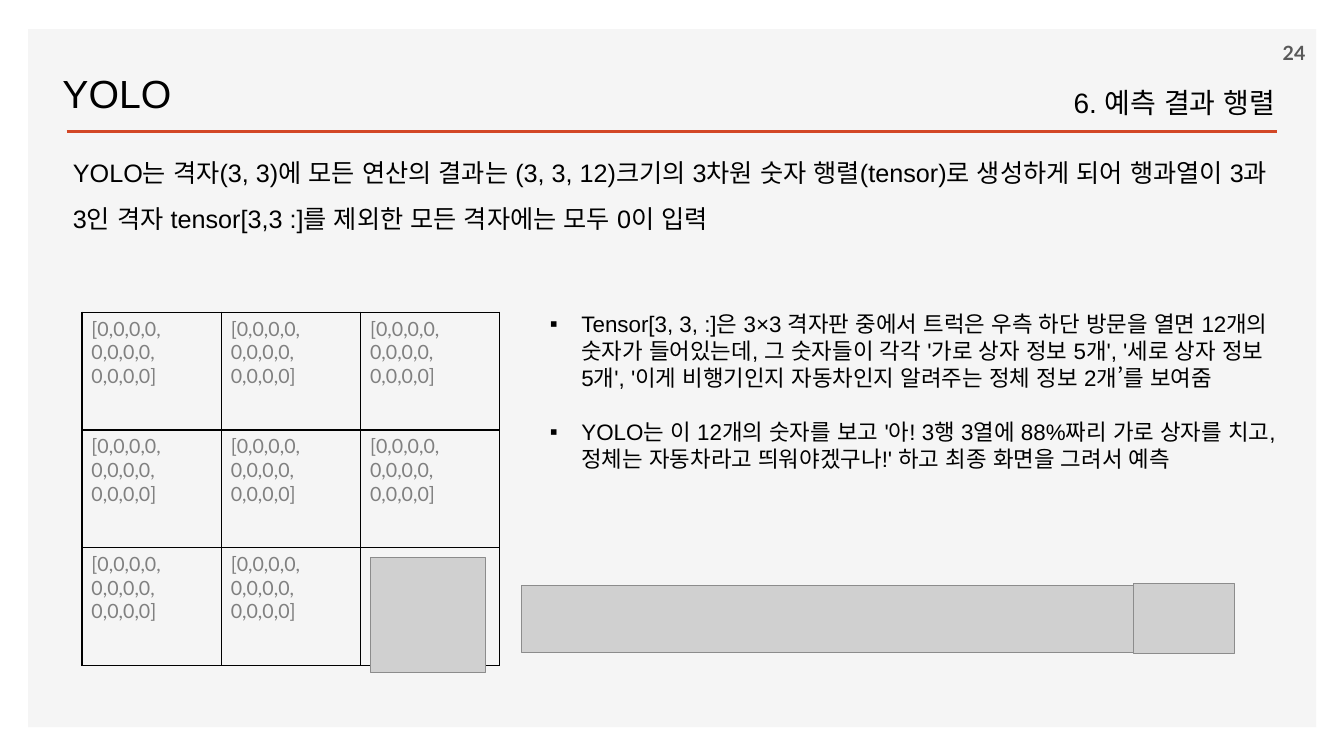
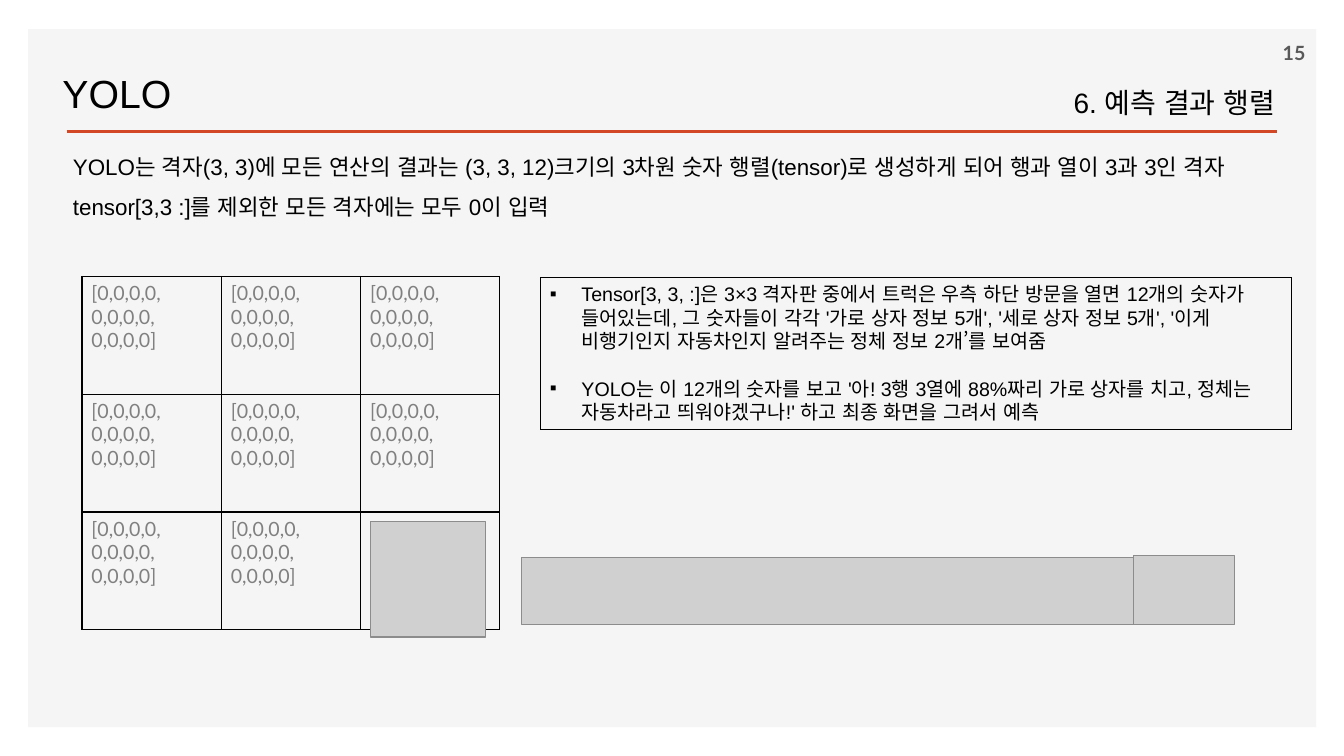
Before and after one commit to ancestor9/2026_Fall_Deep-Learning-with-Python, a slide deck: slide 15 of Chapter 12 Object detection.pptx (slide 24 before the commit). Drawn at 1344x756 pixels with LibreOffice and Linux fonts; fonts in the diff are those of the drawing; grey boxes stand for pictures; background and template pictures are left out. Boxes give left, top, right and bottom in pixels: in the first picture for what was removed or moved away, otherwise in the second. Text is boxed around its words. In the diff, an @@ line names an element or a change of style, - is before the commit and + after.

```diff
--- a/Chapter 12 Object detection.pptx
+++ b/Chapter 12 Object detection.pptx
@@ page number at (x1=1283, y1=46, x2=1306, y2=60): text changed @@
-24
+15
@@ text at (x1=73, y1=156, x2=1225, y2=220): text changed; size 18 to 16 pt @@
-YOLO는 격자(3, 3)에 모든 연산의 결과는 (3, 3, 12)크기의 3차원 숫자 행렬(tensor)로 생성하게 되어 행과열이 3과 3인 격자 tensor[3,3 :]를 제외한 모든 격자에는 모두 0이 입력
+YOLO는 격자(3, 3)에 모든 연산의 결과는 (3, 3, 12)크기의 3차원 숫자 행렬(tensor)로 생성하게 되어 행과 열이 3과 3인 격자 tensor[3,3 :]를 제외한 모든 격자에는 모두 0이 입력
@@ table moved from (x1=82, y1=313, x2=499, y2=665) to (x1=82, y1=276, x2=499, y2=629) @@
@@ rectangle "Tensor[3, 3, :]은 3×3 격자판 ..." resized from (x1=581, y1=313, x2=1275, y2=469) to (x1=540, y1=277, x2=1293, y2=430) @@
@@ rectangle "Tensor[3, 3, :]은 3×3 격자판 ..." at (x1=540, y1=277, x2=1293, y2=430): size 16 to 14 pt; outline none to #000000 0.75 pt @@
@@ picture moved from (x1=371, y1=558, x2=487, y2=674) to (x1=371, y1=521, x2=487, y2=637) @@
@@ picture moved from (x1=522, y1=586, x2=1135, y2=653) to (x1=522, y1=558, x2=1135, y2=625) @@
@@ picture moved from (x1=1134, y1=584, x2=1235, y2=653) to (x1=1134, y1=556, x2=1235, y2=625) @@
```
Also in this commit, not shown: 14 other slides changed, 3 slides added.
